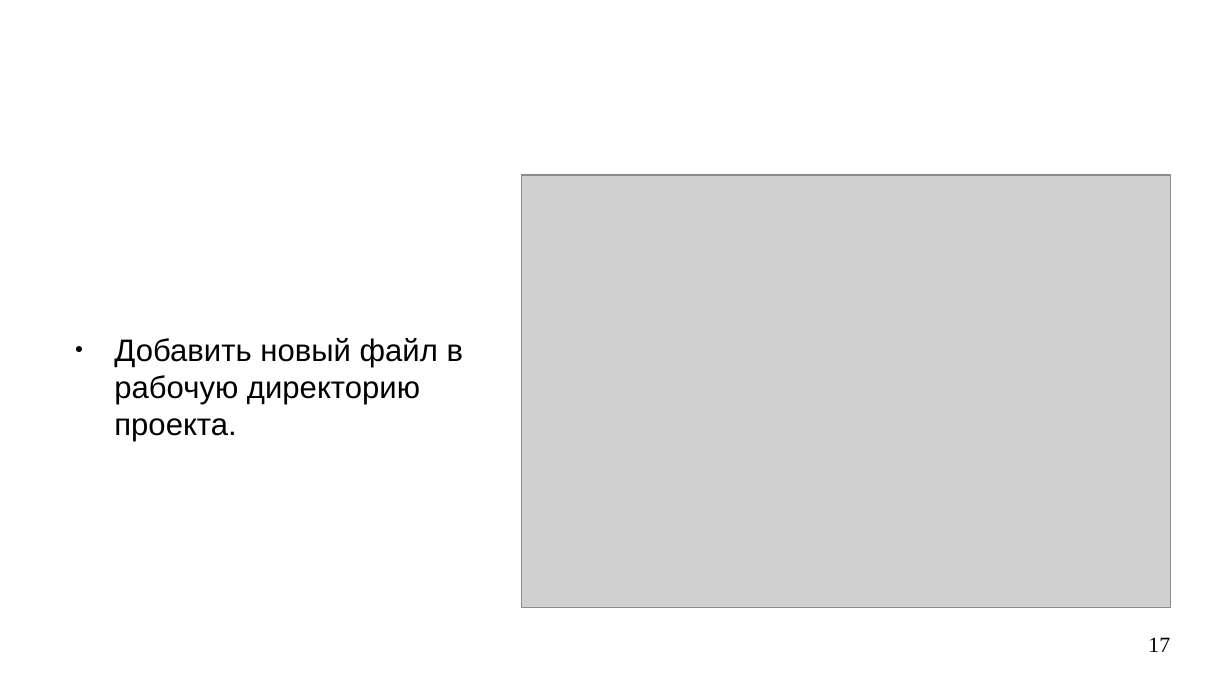
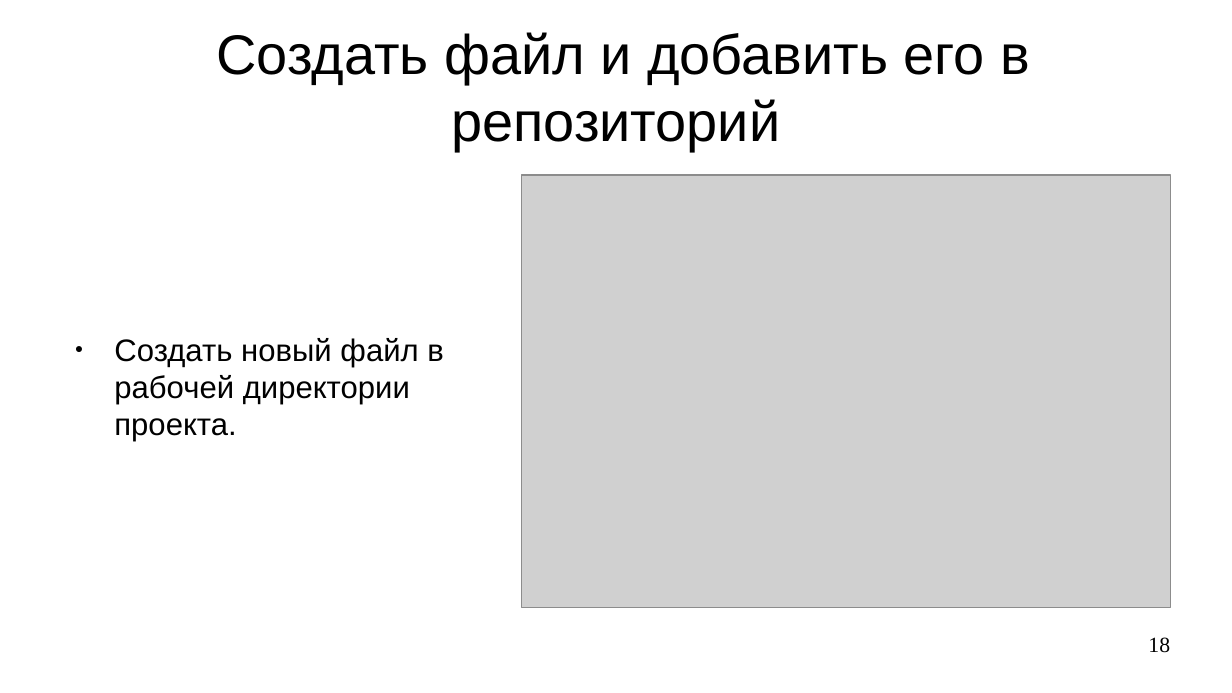
Before and after one commit to steelcraft/stud-lab, a slide deck: slide 18 of Практические занятия/Работа с Git.odp (slide 17 before the commit). Drawn at 1232x693 pixels with LibreOffice and Linux fonts; fonts in the diff are those of the drawing; grey boxes stand for pictures. Boxes give left, top, right and bottom in pixels: in the first picture for what was removed or moved away, otherwise in the second. Text is boxed around its words. In the diff, an @@ line names an element or a change of style, - is before the commit and + after.

```diff
--- a/Практические занятия/Работа с Git.odp
+++ b/Практические занятия/Работа с Git.odp
@@ title added at box(217, 32, 1030, 151), 36 pt, text #000000 @@
+Создать файл и добавить его в репозиторий
@@ text at box(114, 338, 443, 441): text changed @@
-● Добавить новый файл в рабочую директорию проекта.
+● Создать новый файл в рабочей директории проекта.
@@ page number at box(1148, 637, 1170, 653): text changed @@
-17
+18
```
Also in this commit, not shown: 2 other slides changed, 2 slides added, 1 slide removed.
